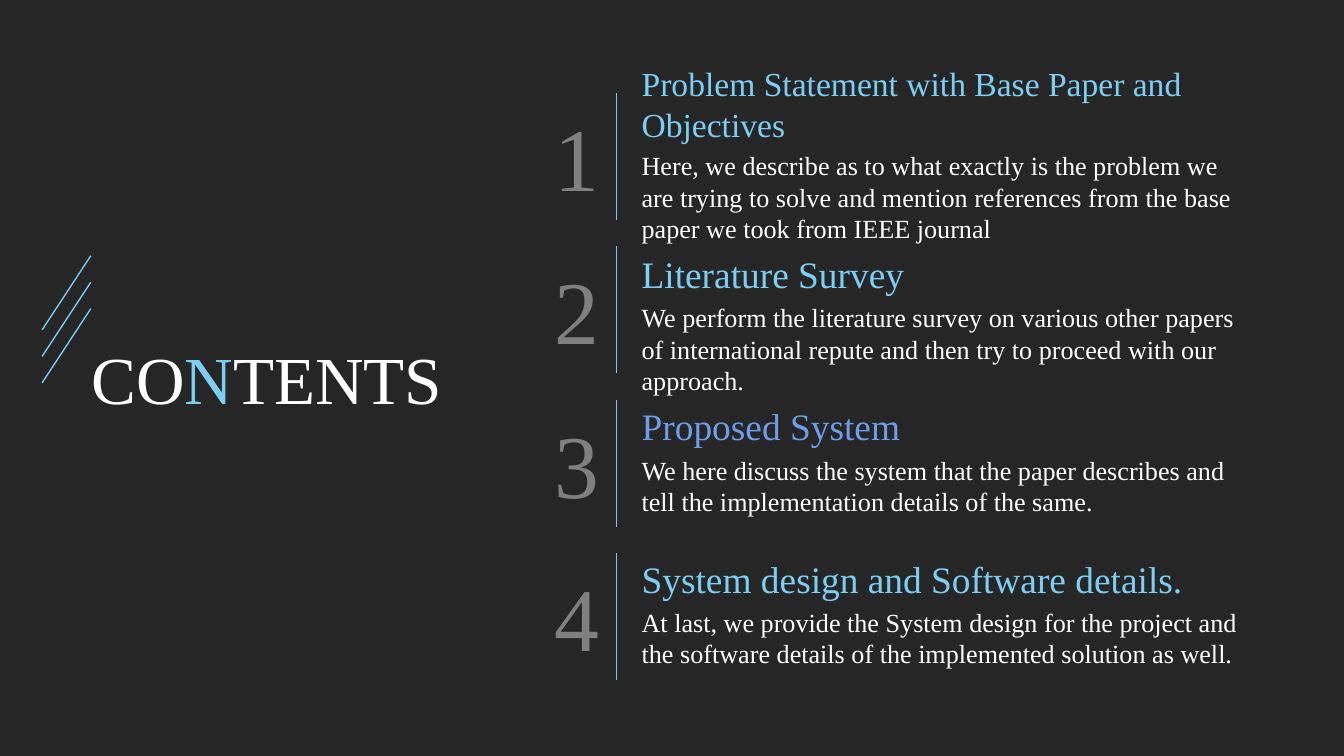
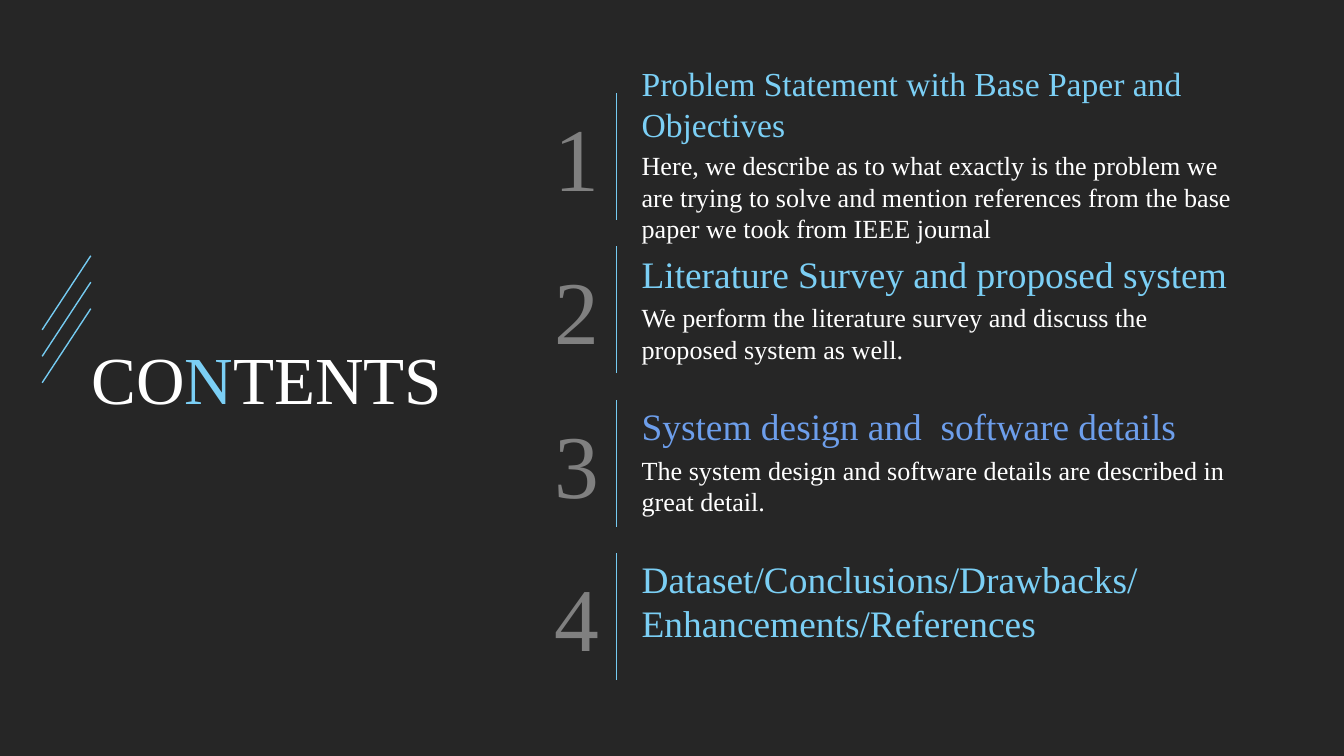
Before and after one commit to raghavddps2/Digital-Image-Processing-Project, a slide deck: slide 2 of Presentation/Digital Image Processing Project.pptx. Drawn at 1344x756 pixels with LibreOffice and Linux fonts; fonts in the diff are those of the drawing. Boxes give left, top, right and bottom in pixels: in the first picture for what was removed or moved away, otherwise in the second. Text is boxed around its words. In the diff, an @@ line names an element or a change of style, - is before the commit and + after.

```diff
--- a/Presentation/Digital Image Processing Project.pptx
+++ b/Presentation/Digital Image Processing Project.pptx
@@ text at [642,262,1227,295]: text changed @@
-Literature Survey
+Literature Survey and proposed system
@@ text at [642,308,1147,365]: text changed @@
-We perform the literature survey on various other papers of international repute and then try to proceed with our approach.
+We perform the literature survey and discuss the proposed system as well.
@@ text at [642,413,1175,448]: text changed @@
-Proposed System
+System design and software details
@@ text at [642,461,1224,517]: text changed @@
-We here discuss the system that the paper describes and tell the implementation details of the same.
+The system design and software details are described in great detail.
@@ text at [642,567,1138,638]: text changed @@
-System design and Software details.
+Dataset/Conclusions/Drawbacks/Enhancements/References
@@ text removed at [642,613,1237,669] @@
-At last, we provide the System design for the project and the software details of the implemented solution as well.
```
Also in this commit, not shown: 7 other slides changed, 8 slides added, 20 other files.
